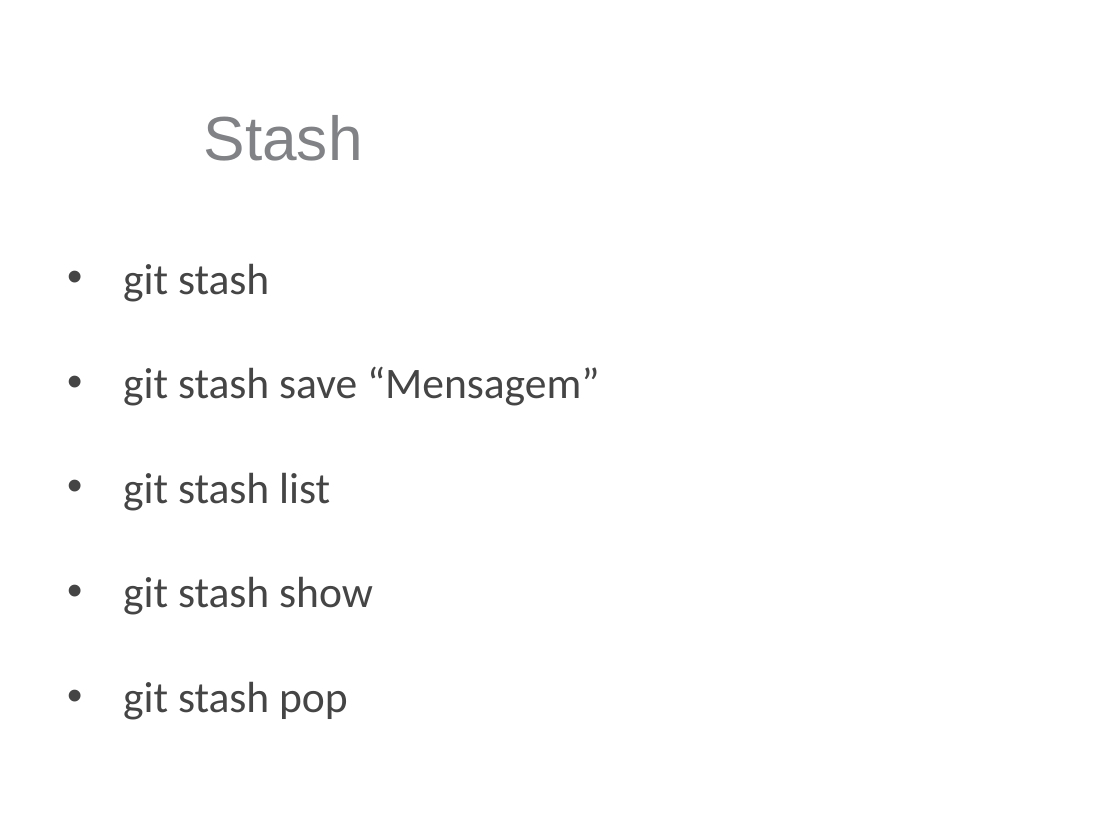
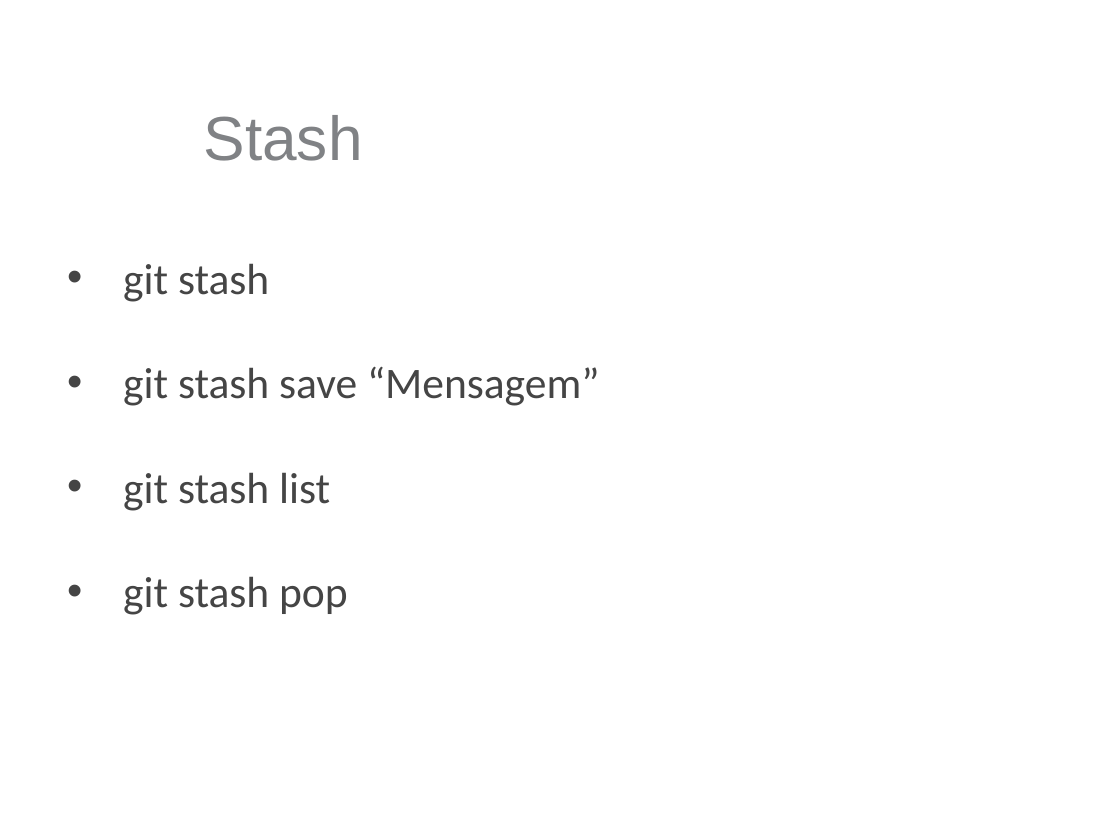
Before and after one commit to marcelocordeiro/Git-Minicurso, a slide deck: slide 28 of Slides.pptx (slide 27 before the commit). Drawn at 1120x840 pixels with LibreOffice and Linux fonts; fonts in the diff are those of the drawing; background and template pictures are left out. Boxes give left, top, right and bottom in pixels: in the first picture for what was removed or moved away, otherwise in the second. Text is boxed around its words. In the diff, an @@ line names an element or a change of style, - is before the commit and + after.

```diff
--- a/Slides.pptx
+++ b/Slides.pptx
@@ text at (x1=123, y1=576, x2=373, y2=615): paragraph removed @@
-• git stash show
```
Also in this commit, not shown: 9 other slides changed, 1 slide added, 3 slides removed.
